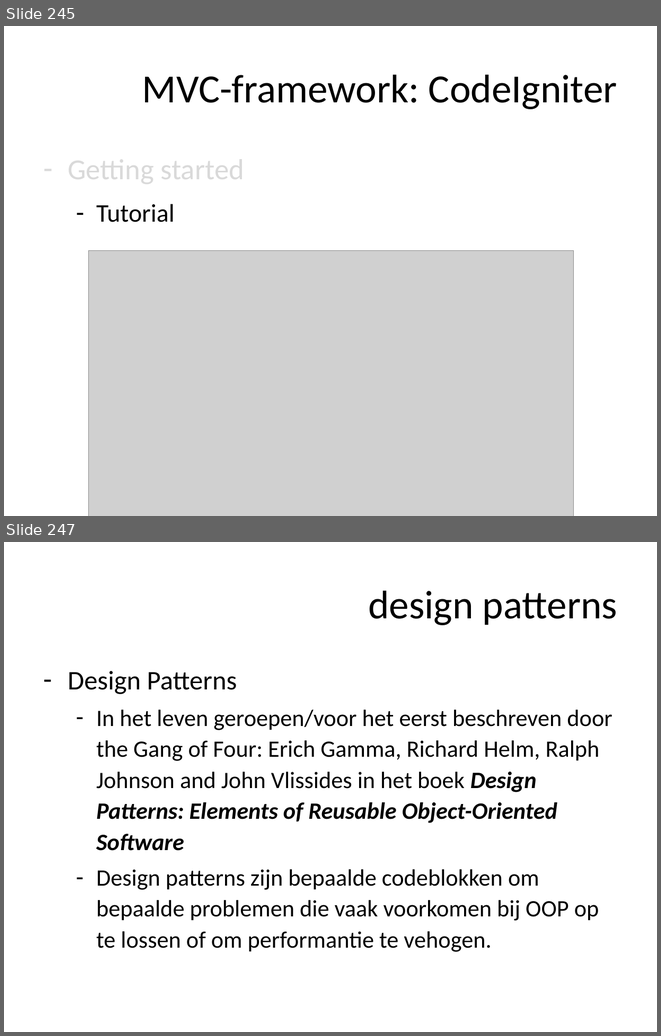
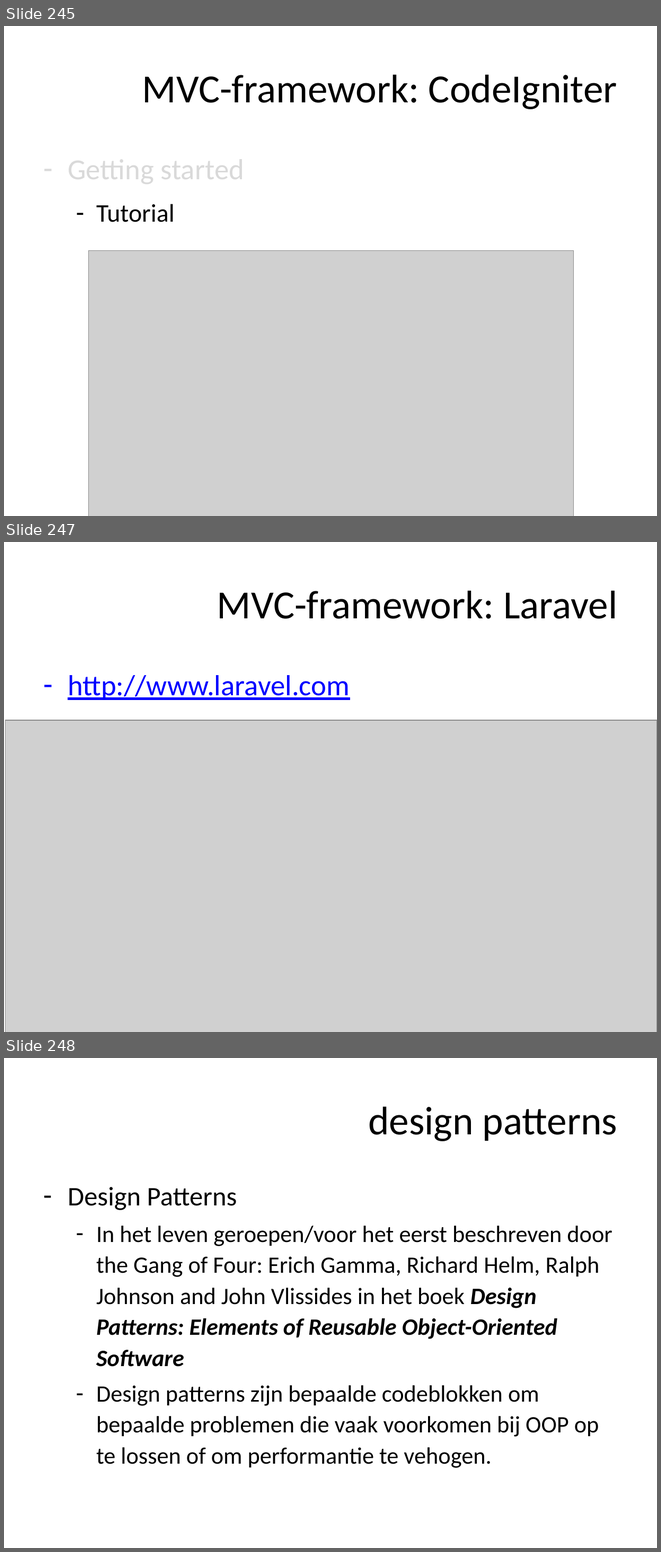
Before and after one commit to ajkea/web-backend-1, a slide deck: public/cursus/web-backend-cursus.pptx. Shown one above the other, each under a label of ours: slides 245 and 247 before the commit, slides 245, 247 and 248 after it; the slides between them are not shown. The pictures are 661x1036 and 661x1552 pixels, drawn with LibreOffice and Linux fonts; fonts in the diff are those of the drawing; grey boxes stand for pictures. Boxes give left, top, right and bottom in pixels: in the first picture for what was removed or moved away, otherwise in the second. Text is boxed around its words. In the diff, an @@ line names an element or a change of style, - is before the commit and + after.

```diff
--- a/public/cursus/web-backend-cursus.pptx
+++ b/public/cursus/web-backend-cursus.pptx
@@ slide 247 added at (4, 542, 657, 1032), background #FFFFFF @@
@@ title added at (217, 590, 617, 619), 44 pt, text #000000 @@
+MVC-framework: Laravel
@@ text added at (68, 675, 350, 700), 32 pt, text #0000FF, underline @@
+– http://www.laravel.com
@@ picture added at (5, 720, 657, 1032) @@
@@ what was slide 247 is now slide 248 @@
```
Also in this commit, not shown: 5 slides changed, 9 other files.
